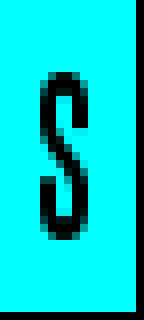
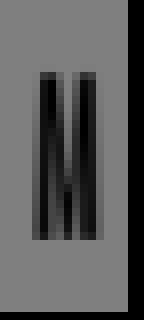
Layer changes from the first 144×320 image to the second:
added layer "M" above "S" over [24, 64, 104, 240]
hid "S" over [40, 72, 88, 240]
hid "BKG-On-Solo" over [0, 0, 136, 312]
showed "BKG-Off (Darken)" over [0, 0, 136, 312]
